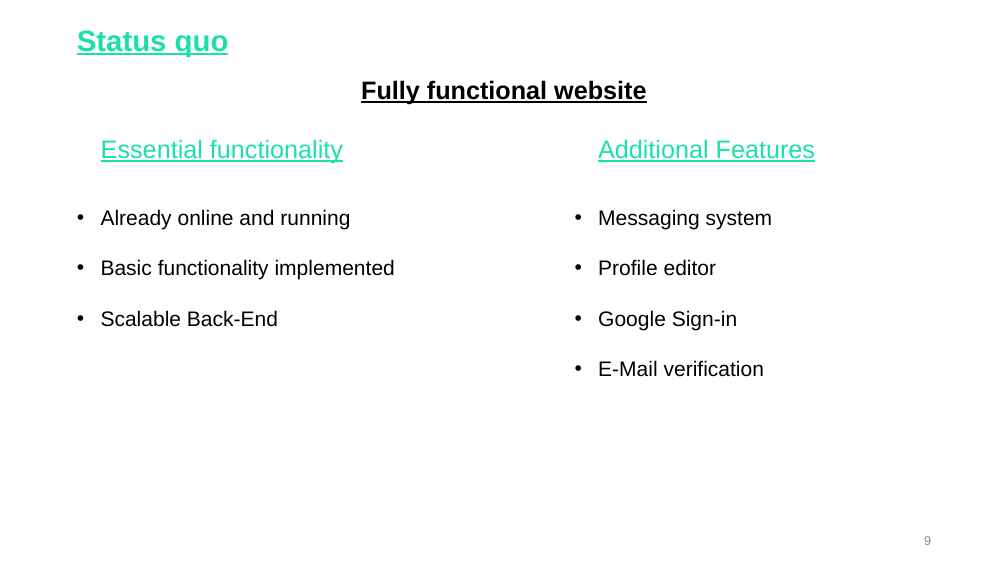
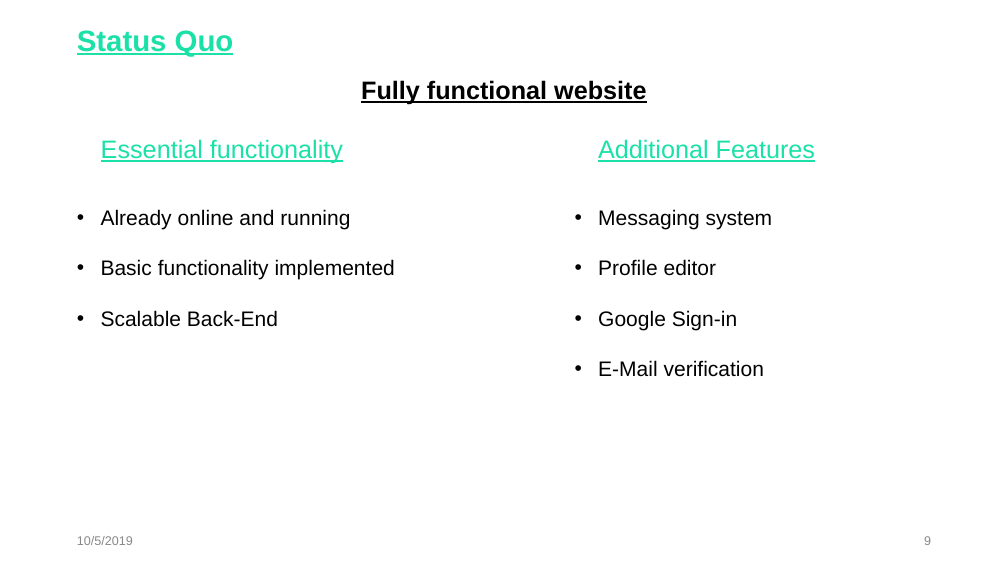
Before and after one commit to TonyChopper9/FoundingBuddies, a slide deck: slide 9 of Documents/FoundingBuddies_Pitch.pptx. Drawn at 1008x567 pixels with LibreOffice and Linux fonts; fonts in the diff are those of the drawing. Boxes give left, top, right and bottom in pixels: in the first picture for what was removed or moved away, otherwise in the second. Text is boxed around its words. In the diff, an @@ line names an element or a change of style, - is before the commit and + after.

```diff
--- a/Documents/FoundingBuddies_Pitch.pptx
+++ b/Documents/FoundingBuddies_Pitch.pptx
@@ text at (77,30,234,56): text changed @@
-Status quo
+Status Quo
@@ text added at (77,536,133,545), 12 pt, text #888888 @@
+10/5/2019
```
Also in this commit, not shown: 11 other slides changed.
